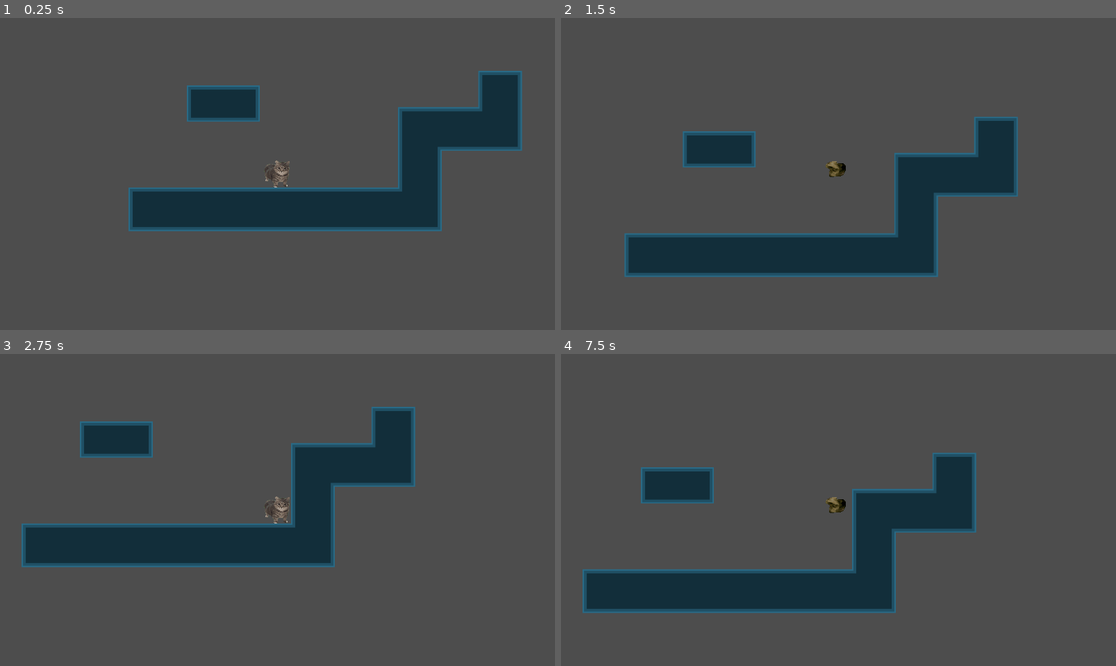
Above: before the commit, frames 1-4 (two rows, left to right).
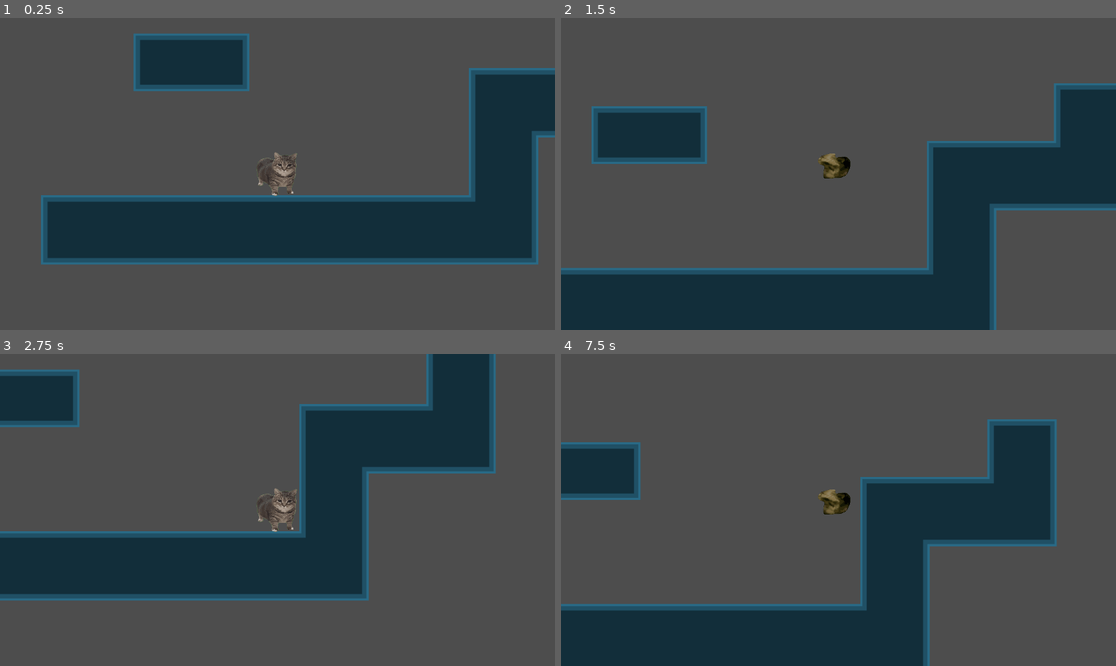
Above: after the commit, the same moments.

Repository: Inkling4/jumpy-cat
Game: Godot game, scene res://scenes/lvl_test.tscn
The game is run twice, just before and just after one commit, with the same random seed, the same clock (stepped at 60 frames per second) and the same inputs. This scene is started directly instead of the project's main scene.
Inputs (mouse positions are in pixels of both pictures, inside the frame that each line leads up to):
- Up to frame 1 (0.25 s): no input
- Up to frame 2 (1.5 s): tap Enter at 0.5 s; move the mouse to (960, 158) at 0.52 s; press the mouse at (960, 158) at 0.53 s; tap Space at 1.25 s; move the mouse to (727, 189) at 1.27 s; release the mouse at (727, 189) at 1.28 s; click (727, 189) at 1.35 s
- Up to frame 3 (2.75 s): move the mouse to (333, 441) at 2.02 s; press the mouse at (333, 441) at 2.03 s
- Up to frame 4 (7.5 s): tap Enter at 2.75, 5 s; move the mouse to (810, 572) at 2.77 s; release the mouse at (810, 572) at 2.78 s; click (810, 572) at 2.85 s; move the mouse to (1005, 556) at 3.52 s; press the mouse at (1005, 556) at 3.53 s; tap Space at 4.25, 5.75 s; move the mouse to (672, 463) at 4.27 s; release the mouse at (672, 463) at 4.28 s; click (672, 463) at 4.35 s; move the mouse to (866, 510) at 5.02 s; press the mouse at (866, 510) at 5.03 s; move the mouse to (755, 432) at 5.77 s; release the mouse at (755, 432) at 5.78 s; click (755, 432) at 5.85 s; move the mouse to (960, 494) at 6.52 s; press the mouse at (960, 494) at 6.53 s; move the mouse to (727, 525) at 7.27 s; release the mouse at (727, 525) at 7.28 s; click (727, 525) at 7.35 s

The runs differ from the first frame. In frame 1, 29% of the frame differs, in the area x 7-100%, y 4-80%; in frame 2, 38%, in the area x 0-100%, y 20-100%; in frame 3, 25%; in frame 4, 33%.

Commit message:
fixed cam zoom

Diff:
--- a/scenes/lvl_test.tscn
+++ b/scenes/lvl_test.tscn
@@ -24,7 +24,7 @@
 
 [node name="Camera2D" type="Camera2D" parent="Gato"]
 position = Vector2(0, 1)
-zoom = Vector2(0.315, 0.315)
+zoom = Vector2(0.5, 0.5)
 
 [node name="DeathBox" parent="." instance=ExtResource("3_xpfil")]
 
